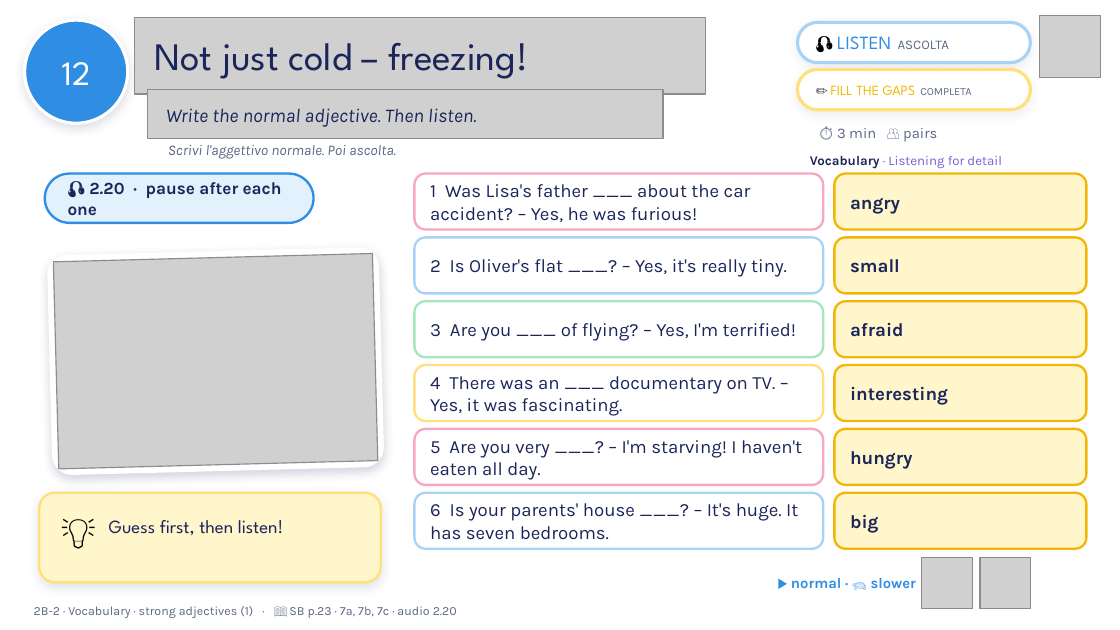
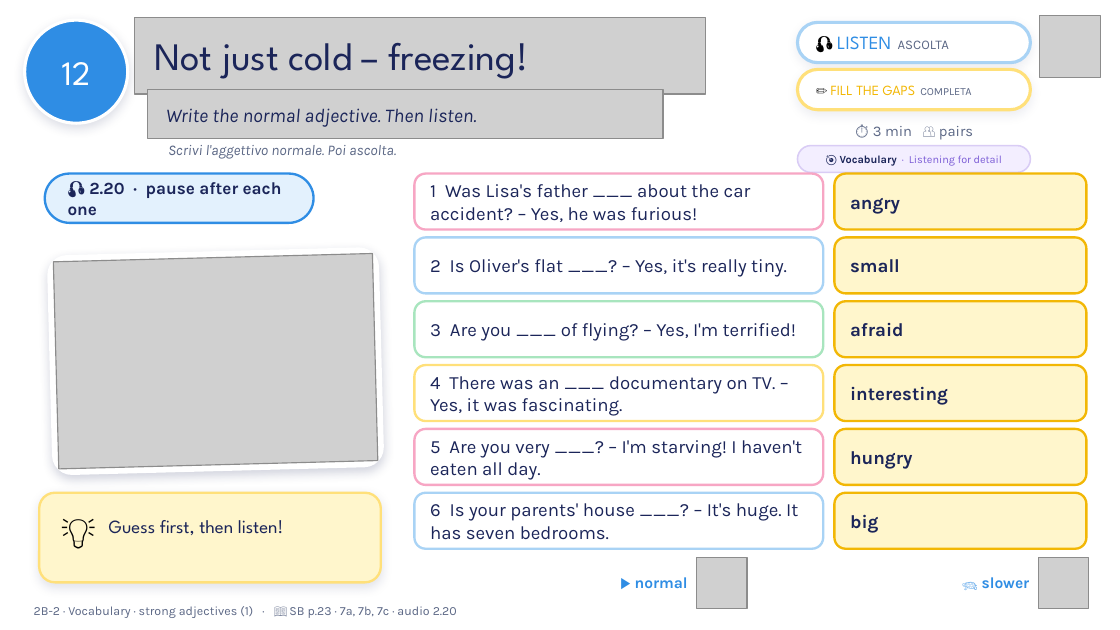
Before and after one commit to londonlanguageschool/Bagheria-, a slide deck: slide 12 of materials/B1/B1_2B-2_Changing_lives.pptx. Drawn at 1120x630 pixels with LibreOffice and Linux fonts; fonts in the diff are those of the drawing; grey boxes stand for pictures; background and template pictures are left out. Boxes give left, top, right and bottom in pixels: in the first picture for what was removed or moved away, otherwise in the second. Text is boxed around its words. In the diff, an @@ line names an element or a change of style, - is before the commit and + after.

```diff
--- a/materials/B1/B1_2B-2_Changing_lives.pptx
+++ b/materials/B1/B1_2B-2_Changing_lives.pptx
@@ text "⏱ 3 min 👥 pairs": place and size @@
-text "⏱ 3 min 👥 pairs" at (837,128,937,142)
+text "⏱ 3 min 👥 pairs" at (873,126,973,140)
@@ text "⏱ 3 min 👥 pairs" at (873,126,973,140): alignment left to centre @@
@@ rounded rectangle "🎯 Vocabulary · Listening for ...": place and size @@
-rounded rectangle "🎯 Vocabulary · Listening for ..." at (810,156,1002,169)
+rounded rectangle "🎯 Vocabulary · Listening for ..." at (797,146,1030,172)
@@ rounded rectangle "🎯 Vocabulary · Listening for ..." at (797,146,1030,172): fill none to #F3EEFF; outline none to #D9CCF5 1 pt @@
@@ text in rounded rectangle at (840,155,1002,166): text changed; size 8.5 to 7 pt @@
-Vocabulary · Listening for detail
+🎯 Vocabulary · Listening for detail
@@ picture: place and size @@
-picture at (922,558,972,608)
+picture at (697,558,747,608)
@@ picture: place and size @@
-picture at (980,558,1030,608)
+picture at (1038,558,1089,608)
@@ text added at (635,577,688,588), 10 pt, text #2F8DE4, bold @@
+▶ normal
@@ text at (982,577,1030,588): text changed; size 9.5 to 10 pt @@
-▶ normal · 🐢 slower
+🐢 slower
```
Also in this commit, not shown: 21 other slides changed, 29 other files.
